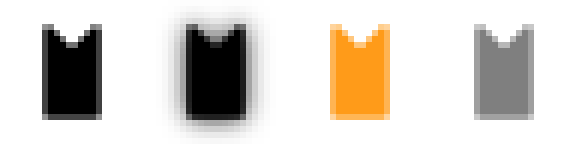
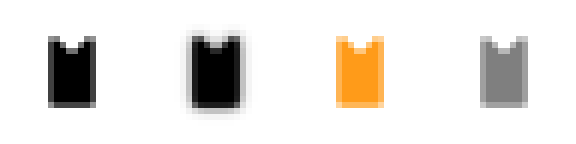
Layered file, before and after one edit (576x144). Changes by layer:
painted on "#0", masked it over bbox(42, 24, 102, 120)
painted on "#1", masked it over bbox(162, 6, 270, 144)
painted on "#2", masked it over bbox(330, 24, 390, 120)
painted on "#3", masked it over bbox(474, 24, 534, 120)
